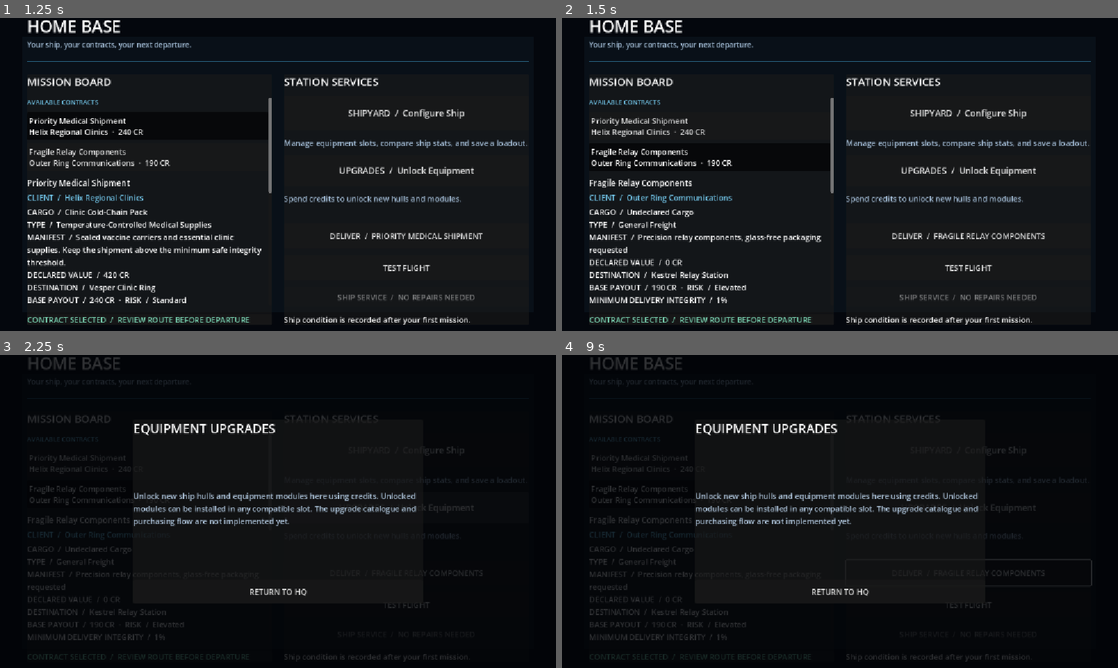
Above: before the commit, frames 1-4 (two rows, left to right).
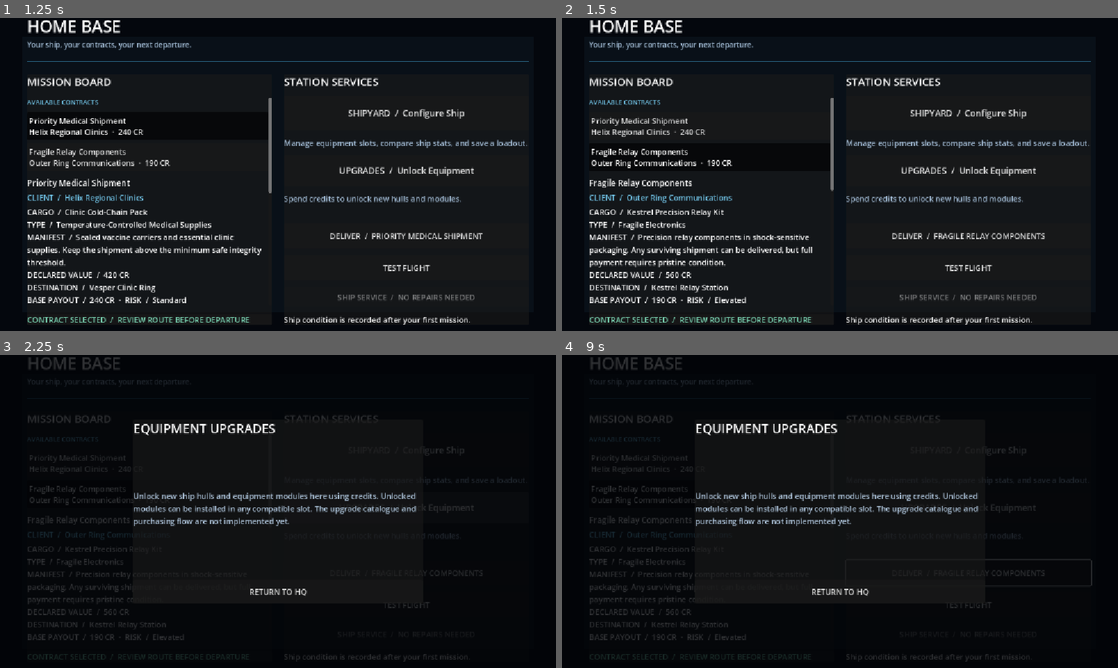
Above: after the commit, the same moments.

Repository: Bbran4/SpaceDelivery
Game: Godot game, scene res://scenes/hq.tscn
Two runs of this game, one before a commit and one after it. Both use one fixed random seed, a clock stepped at 60 frames per second and the inputs below.
Inputs (mouse positions are in pixels of both pictures, inside the frame that each line leads up to):
- Up to frame 1 (1.25 s): click "Priority Medical Shipment Hel…" at 0.5 s
- Up to frame 2 (1.5 s): click "Fragile Relay Components Oute…" at 1.25 s
- Up to frame 3 (2.25 s): click "UPGRADES / Unlock Equipment" at 2 s
- Up to frame 4 (9 s): click "DELIVER / FRAGILE RELAY COMPO…" at 2.75 s; click "TEST FLIGHT" at 3.5 s; click "RETURN TO HQ" at 4.25 s; click "SHIPYARD / Configure Ship" at 5 s; click "Starter Courier · Common" at 5.75 s; click "Return to HQ" at 6.5 s; tap Enter at 7.25, 8.75 s; move the mouse to (962, 495) at 7.27 s; hold D (right) 7.28-8 s; hold Tab 7.28-8 s; click (962, 495) at 7.42 s; tap Space at 8 s; drag from (728, 527) to (812, 574) at 8.02 s; move the mouse to (895, 442) at 8.77 s; hold D (right) from 8.78 s (still down); hold Tab from 8.78 s (still down)

Frame 1 is identical in both runs. In frame 2, 2.5% of the frame differs, in the area x 4-49%, y 54-92%; in frame 3, 0.6%; in frame 4, 0.6%.

Commit message:
Add fragile relay cargo contract rules

Diff:
--- a/resources/missions/fragile_relay_components.tres
+++ b/resources/missions/fragile_relay_components.tres
@@ -64,8 +64,13 @@
 mission_id = &"fragile_relay_parts"
 title = "Fragile Relay Components"
 client_name = "Outer Ring Communications"
-cargo_description = "Precision relay components, glass-free packaging requested"
+cargo_name = "Kestrel Precision Relay Kit"
+cargo_type = "Fragile Electronics"
+cargo_description = "Precision relay components in shock-sensitive packaging. Any surviving shipment can be delivered, but full payment requires pristine condition."
+cargo_value_credits = 560
 cargo_damage_sensitivity = 1.3
+minimum_delivery_integrity_percent = 1
+full_reward_integrity_percent = 100
 damaged_cargo_payout_penalty_percent = 40
 destination_name = "Kestrel Relay Station"
 briefing = "The customer requires a pristine delivery and a signed receipt. Their contract defines 'pristine' in a separate document that was not included."
